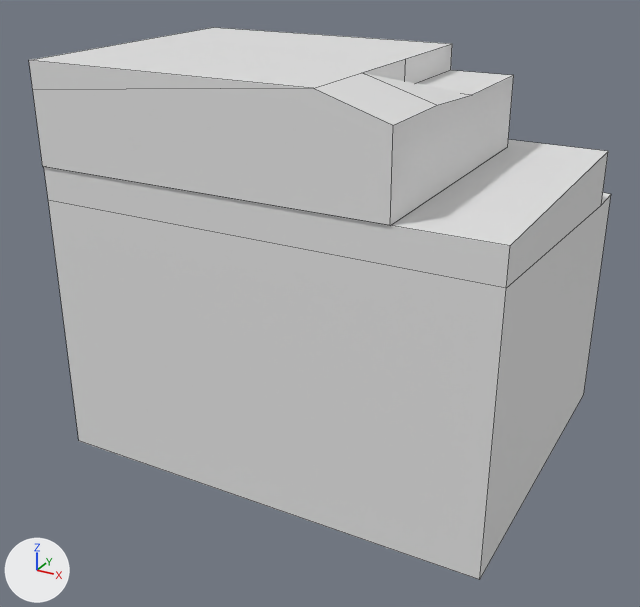
What one commit did to the Blender file Assets/Models/Ground.blend.
The view is the same before and after, from a 50 mm camera at (3.96, -7.62, 6.92) aimed at (0.22, -0.83, 3.52). Every picture has the same lights, and +X, +Y and +Z are marked at lower left. Mesh edges are drawn as thin lines.

The first picture shows 'Ground'.
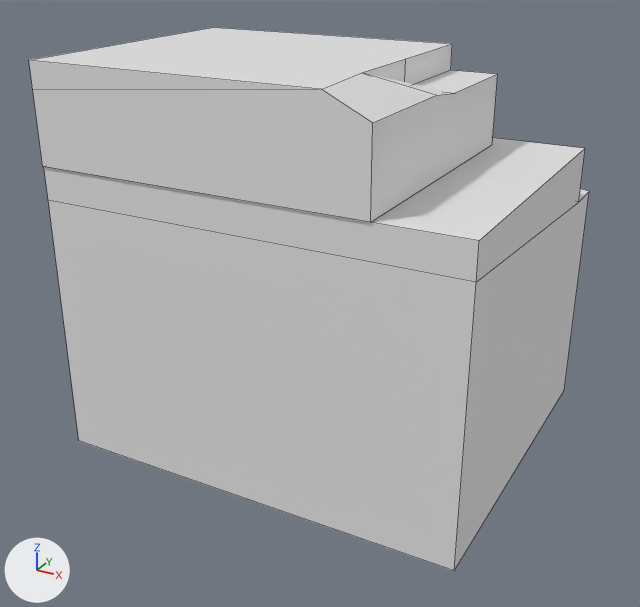
Commit message: Updaten ground model.

What changed in the scene script:
```text
Change me_cube_002:
    where me_cube_002.from_pydata(...)  # 43 vertices, 32 faces; spans x -2.4..1.74, y 2.62..7.62, z -2.21..1.14
    used by ob_ground; location = (0.0, 0.0, 0.22); rotation_euler = (1.571, 0.0, -3.142), in degrees (90, 0, -180); scale = (1.0, 0.735, 1.0)
    me_cube_002 part 1: the 1 vertex in x -0.94, y 7.62, z -2.21 is moved by (-0.06, 0.0, 0.0)
    me_cube_002 part 2: all 3 vertices in x -1.54, y 6.4..7.29, z -0.66..0.42 are moved by (0.15, 0.0, 0.0)
    me_cube_002 part 3: the 1 vertex in x -1.54, y 7.36, z -1.44 is moved by (0.15, 0.0, 0.36)
    me_cube_002 part 4: all 7 vertices in x -2.4, y 2.62..6.39, z -2.2..1.14 are moved by (0.21, 0.0, 0.0)
```

Location of each change, [x1, y1, x2, y2] in pixels of the pictures (640 x 607 px; the box of a moved part takes in the faces that stretch with it):
'Ground', reshaped
    before: [29, 27, 611, 580]
    after: [29, 27, 589, 571]
part 1 of me_cube_002, moved or reshaped
    before: [29, 27, 450, 226]
    after: [29, 27, 450, 222]
part 2 of me_cube_002, moved or reshaped
    before: [416, 70, 513, 95]
    after: [416, 70, 496, 93]
part 3 of me_cube_002, moved or reshaped
    before: [314, 73, 514, 225]
    after: [322, 73, 498, 222]
part 4 of me_cube_002, moved or reshaped
    before: [367, 139, 611, 580]
    after: [367, 138, 589, 571]
